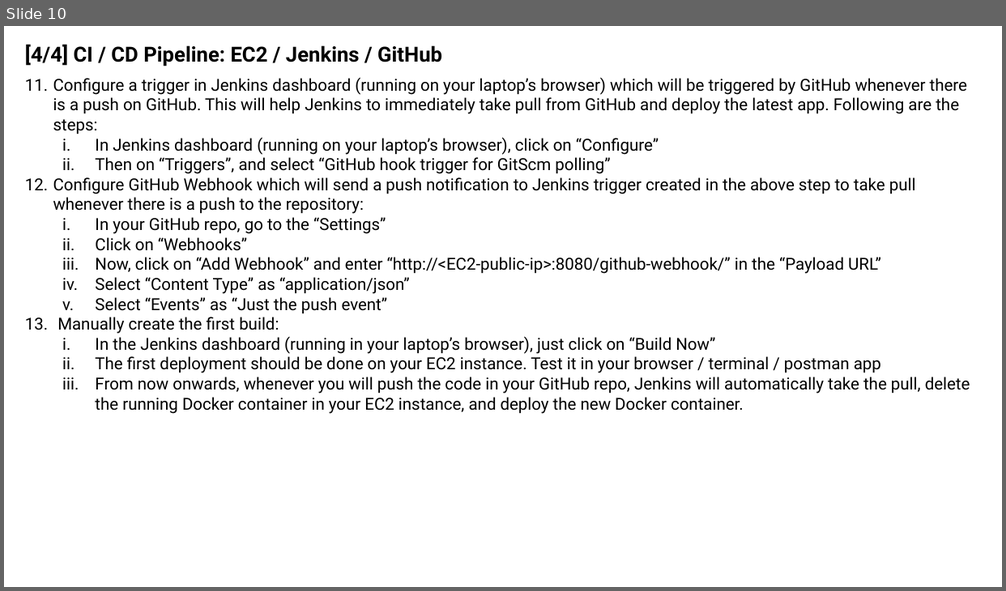
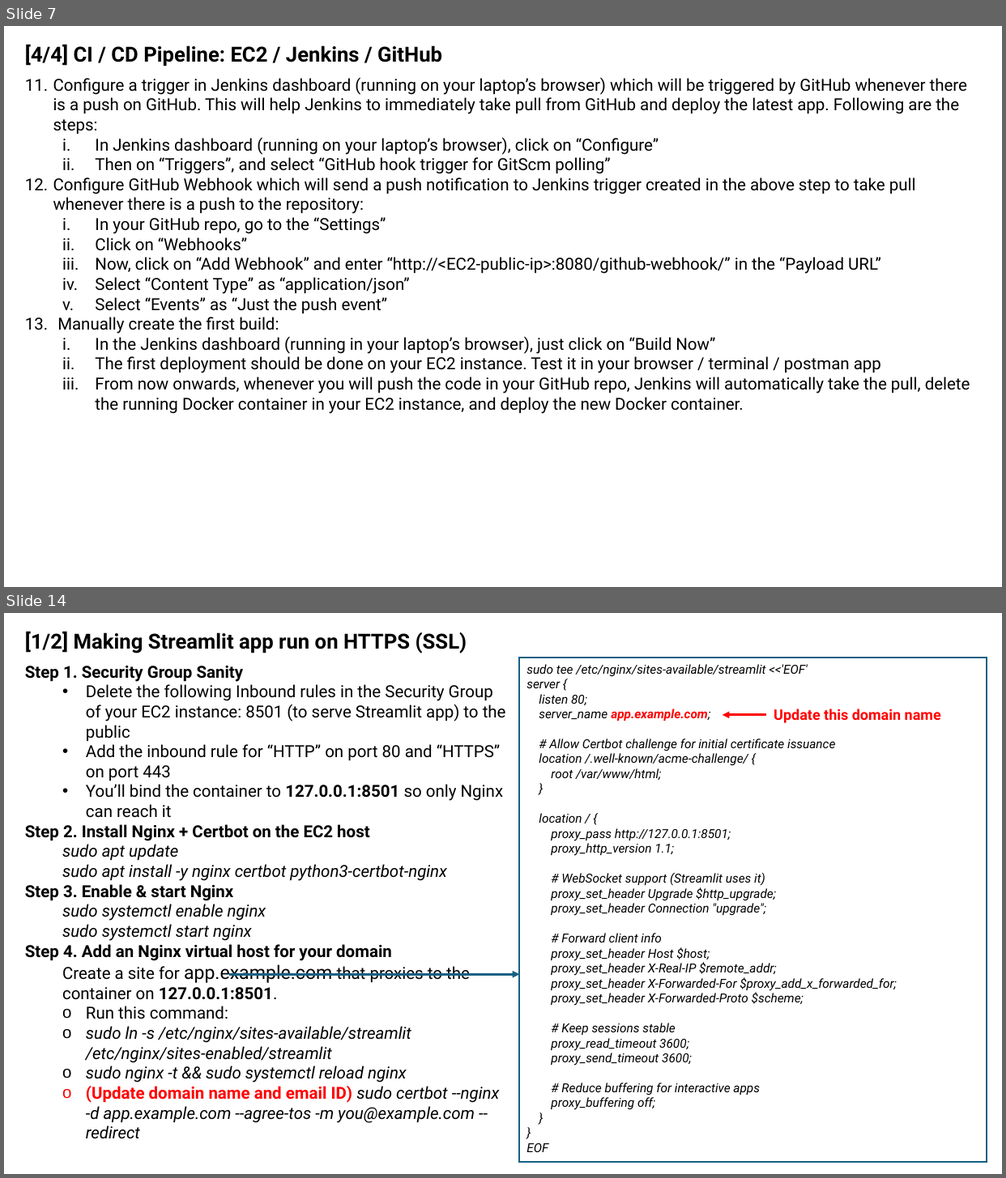
Before and after one commit to sansinghsanjay/sanjays_app, a slide deck: architecture.pptx. Shown one above the other, each under a label of ours: slide 10 before the commit, slides 7 and 14 after it; the slides between them are not shown. The pictures are 1006x591 and 1006x1178 pixels, drawn with LibreOffice and Linux fonts; fonts in the diff are those of the drawing; background and template pictures are left out. Boxes give left, top, right and bottom in pixels: in the first picture for what was removed or moved away, otherwise in the second. Text is boxed around its words. In the diff, an @@ line names an element or a change of style, - is before the commit and + after.

Commit message:
Squashed commit of the following:
commit 4350a493fed3c8e179b332383307e96cc5a5d469

Date:   Tue Nov 11 21:15:11 2025 +0530

    Update

```diff
--- a/architecture.pptx
+++ b/architecture.pptx
@@ slide 14 added at (4, 613, 1002, 1174), background #FFFFFF @@
@@ text added at (25, 631, 467, 653), 20 pt, text #000000, bold @@
+[1/2] Making Streamlit app run on HTTPS (SSL)
@@ rectangle added at (520, 658, 987, 1162), fill #FFFFFF, outline #156082 1.5 pt, 12 pt, text #000000, italic @@
+sudo tee /etc/nginx/sites-available/streamlit <<'EOF'
+server {
+listen 80;
+server_name app.example.com;
+# Allow Certbot challenge for initial certificate issuance
+location /.well-known/acme-challenge/ {
+root /var/www/html;
+}
+location / {
+proxy_pass http://127.0.0.1:8501;
+proxy_http_version 1.1;
+# WebSocket support (Streamlit uses it)
+proxy_set_header Upgrade $http_upgrade;
+proxy_set_header Connection "upgrade";
+# Forward client info
+proxy_set_header Host $host;
+proxy_set_header X-Real-IP $remote_addr;
+proxy_set_header X-Forwarded-For $proxy_add_x_forwarded_for;
+proxy_set_header X-Forwarded-Proto $scheme;
+# Keep sessions stable
+proxy_read_timeout 3600;
+proxy_send_timeout 3600;
+# Reduce buffering for interactive apps
+proxy_buffering off;
+}
+}
+EOF
@@ text added at (25, 666, 506, 1139), 16 pt, text #000000 @@
+Step 1. Security Group Sanity
+  • Delete the following Inbound rules in the Security Group of your EC2 instance: 8501 (to serve Streamlit app) to the public
+  • Add the inbound rule for “HTTP” on port 80 and “HTTPS” on port 443
+  • You’ll bind the container to 127.0.0.1:8501 so only Nginx can reach it
+Step 2. Install Nginx + Certbot on the EC2 host
+  sudo apt update
+  sudo apt install -y nginx certbot python3-certbot-nginx
+Step 3. Enable & start Nginx
+  sudo systemctl enable nginx
+  sudo systemctl start nginx
+Step 4. Add an Nginx virtual host for your domain
+  Create a site for app.example.com that proxies to the container on 127.0.0.1:8501.
+  o Run this command:
+  o sudo ln -s /etc/nginx/sites-available/streamlit /etc/nginx/sites-enabled/streamlit
+  o sudo nginx -t && sudo systemctl reload nginx
+  o (Update domain name and email ID) sudo certbot --nginx -d app.example.com --agree-tos -m you@example.com --redirect
@@ text added at (774, 709, 941, 723), 14 pt, text #FF0000, bold @@
+Update this domain name
@@ arrow added from (767, 715) to (722, 715), #FF0000 2.25 pt @@
@@ arrow added from (229, 974) to (520, 974), #156082 2.25 pt @@
@@ what was slide 10 is now slide 7 @@
```
Also in this commit, not shown: 7 other slides added, 13 slides removed, 3 other files.
